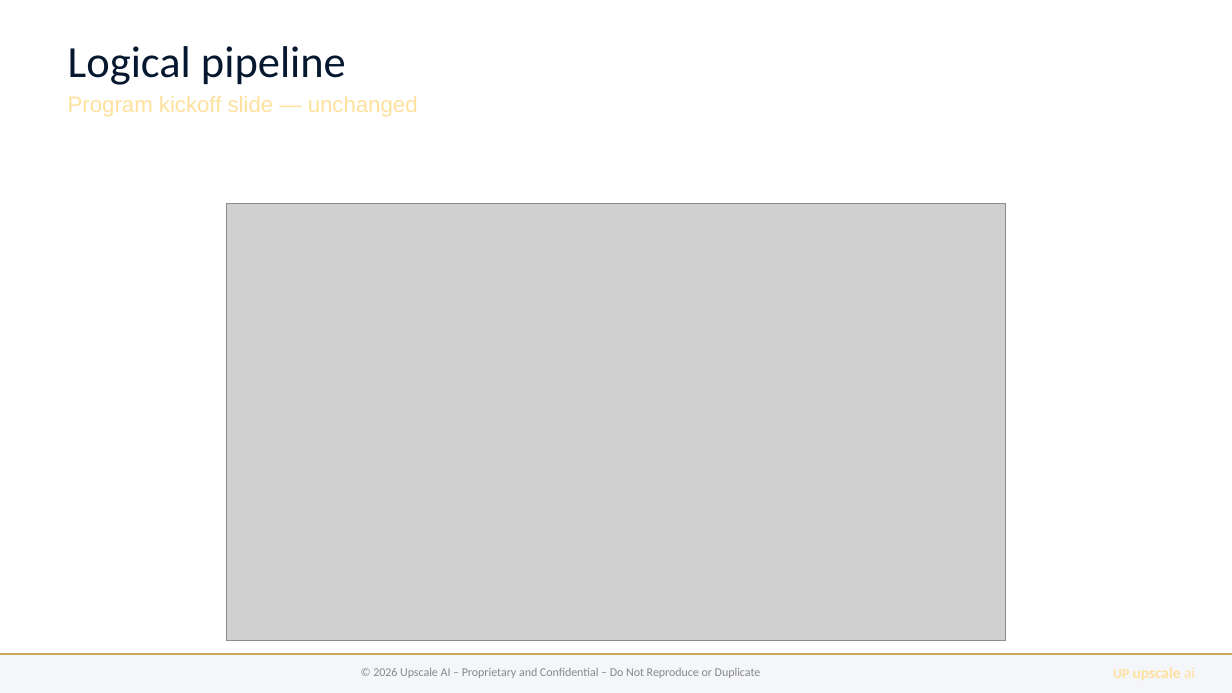
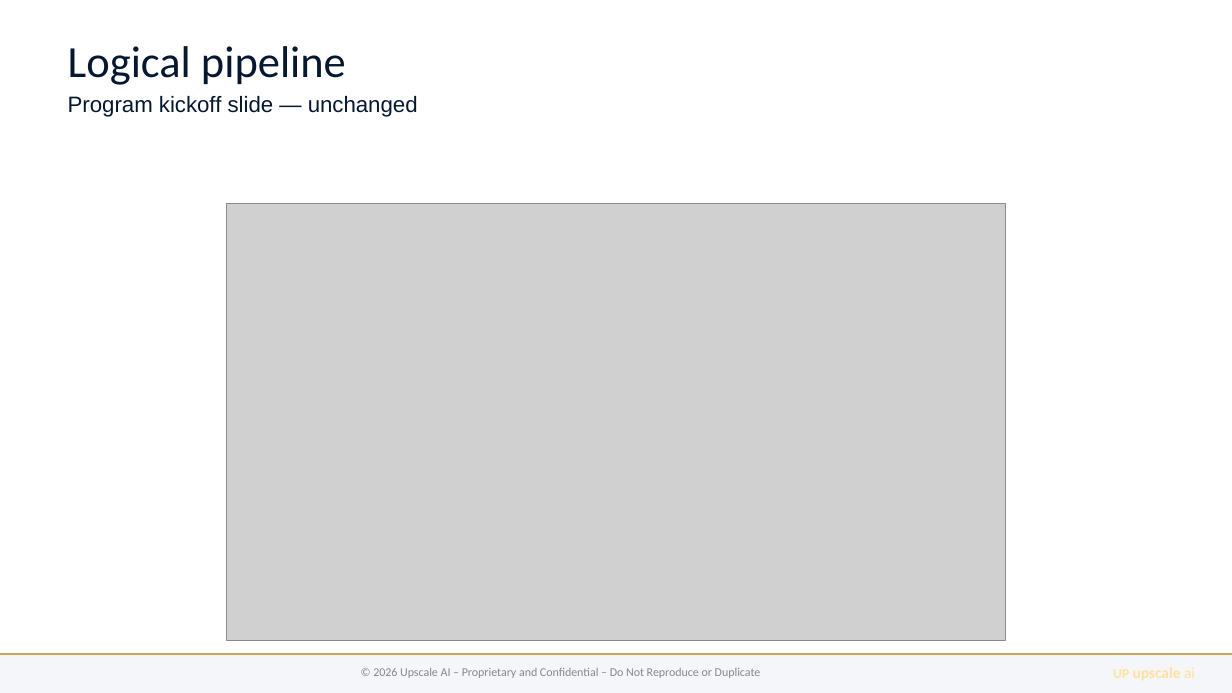
Before and after one commit to upscale-ai-network/agent-template, a slide deck: slide 2 of dt122/bugatti-qos-ccc.pptx. Drawn at 1232x693 pixels with LibreOffice and Linux fonts; fonts in the diff are those of the drawing; grey boxes stand for pictures. Boxes give left, top, right and bottom in pixels: in the first picture for what was removed or moved away, otherwise in the second. Text is boxed around its words. In the diff, an @@ line names an element or a change of style, - is before the commit and + after.

```diff
--- a/dt122/bugatti-qos-ccc.pptx
+++ b/dt122/bugatti-qos-ccc.pptx
@@ text at (68,96,418,117): text colour #FFE19E to #051830 in "Program kickoff slide — unchanged" @@
```
Also in this commit, not shown: 6 other slides changed, 13 other files.
